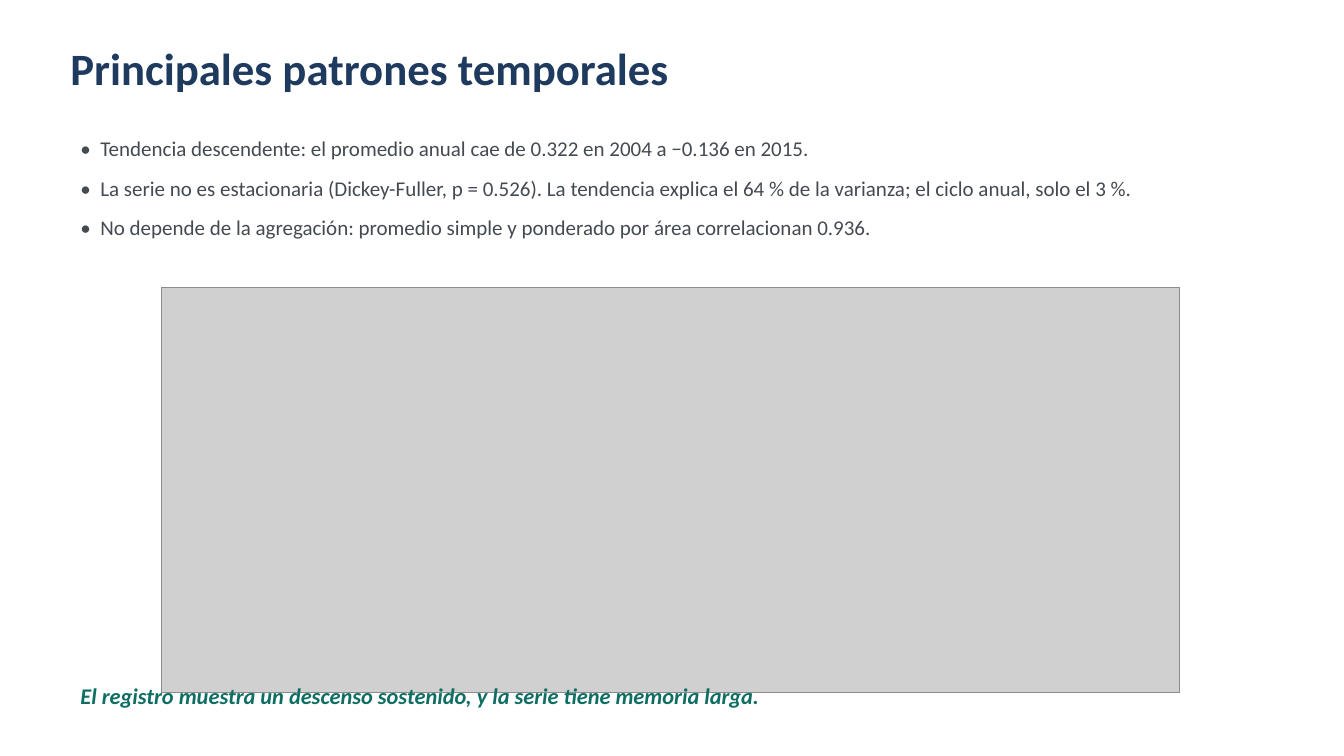
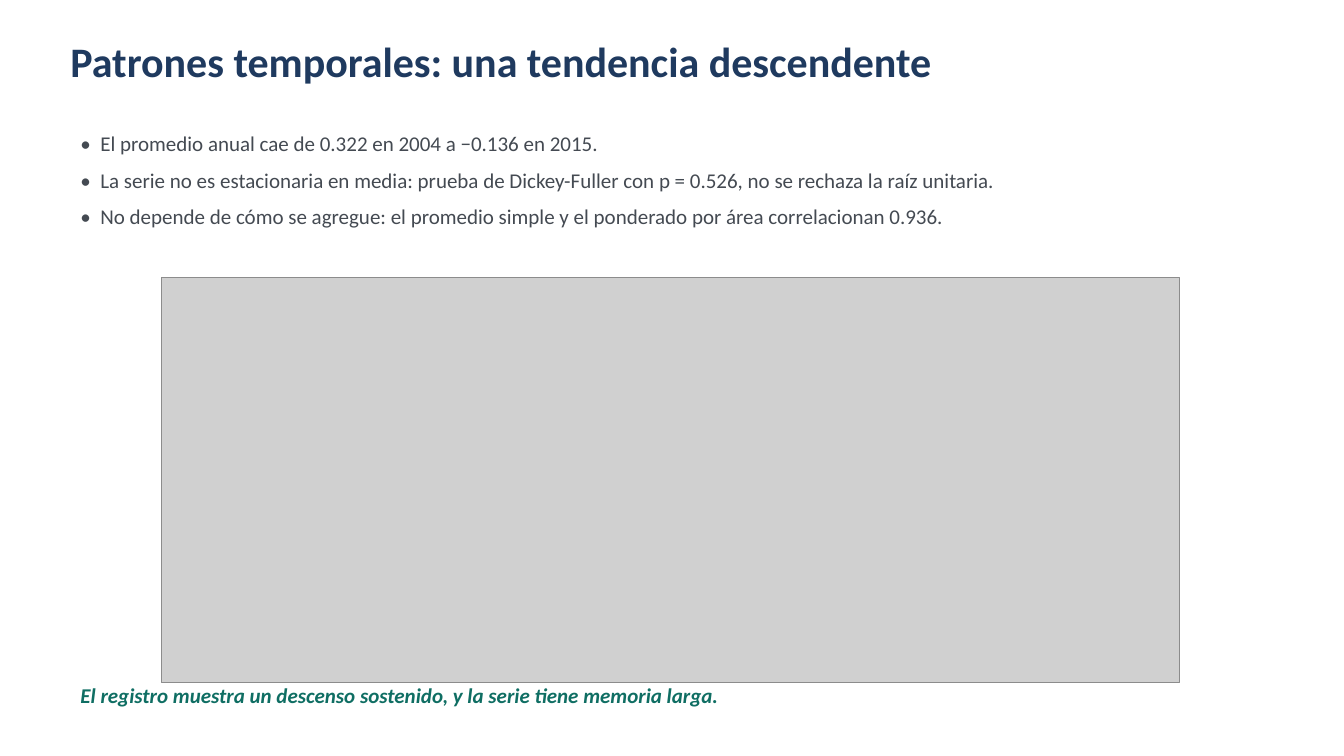
Before and after one commit to Javiervalladares1/Proyecto2Datos, a slide deck: slide 9 of docs/Proyecto2_Presentacion.pptx (slide 6 before the commit). Drawn at 1344x756 pixels with LibreOffice and Linux fonts; fonts in the diff are those of the drawing; grey boxes stand for pictures. Boxes give left, top, right and bottom in pixels: in the first picture for what was removed or moved away, otherwise in the second. Text is boxed around its words. In the diff, an @@ line names an element or a change of style, - is before the commit and + after.

```diff
--- a/docs/Proyecto2_Presentacion.pptx
+++ b/docs/Proyecto2_Presentacion.pptx
@@ text at <box>70,47,931,84</box>: text changed; size 32 to 30 pt @@
-Principales patrones temporales
+Patrones temporales: una tendencia descendente
@@ text at <box>100,136,993,228</box>: text changed @@
-• Tendencia descendente: el promedio anual cae de 0.322 en 2004 a −0.136 en 2015.
-• La serie no es estacionaria (Dickey-Fuller, p = 0.526). La tendencia explica el 64 % de la varianza; el ciclo anual, solo el 3 %.
-• No depende de la agregación: promedio simple y ponderado por área correlacionan 0.936.
+• El promedio anual cae de 0.322 en 2004 a −0.136 en 2015.
+• La serie no es estacionaria en media: prueba de Dickey-Fuller con p = 0.526, no se rechaza la raíz unitaria.
+• No depende de cómo se agregue: el promedio simple y el ponderado por área correlacionan 0.936.
@@ picture: place and size @@
-picture at <box>161,287,1180,693</box>
+picture at <box>161,277,1180,683</box>
@@ text "El registro muestra un descenso ..." at <box>80,688,718,707</box>: size 16 to 15 pt @@
```
Also in this commit, not shown: 8 other slides changed, 6 slides added.
